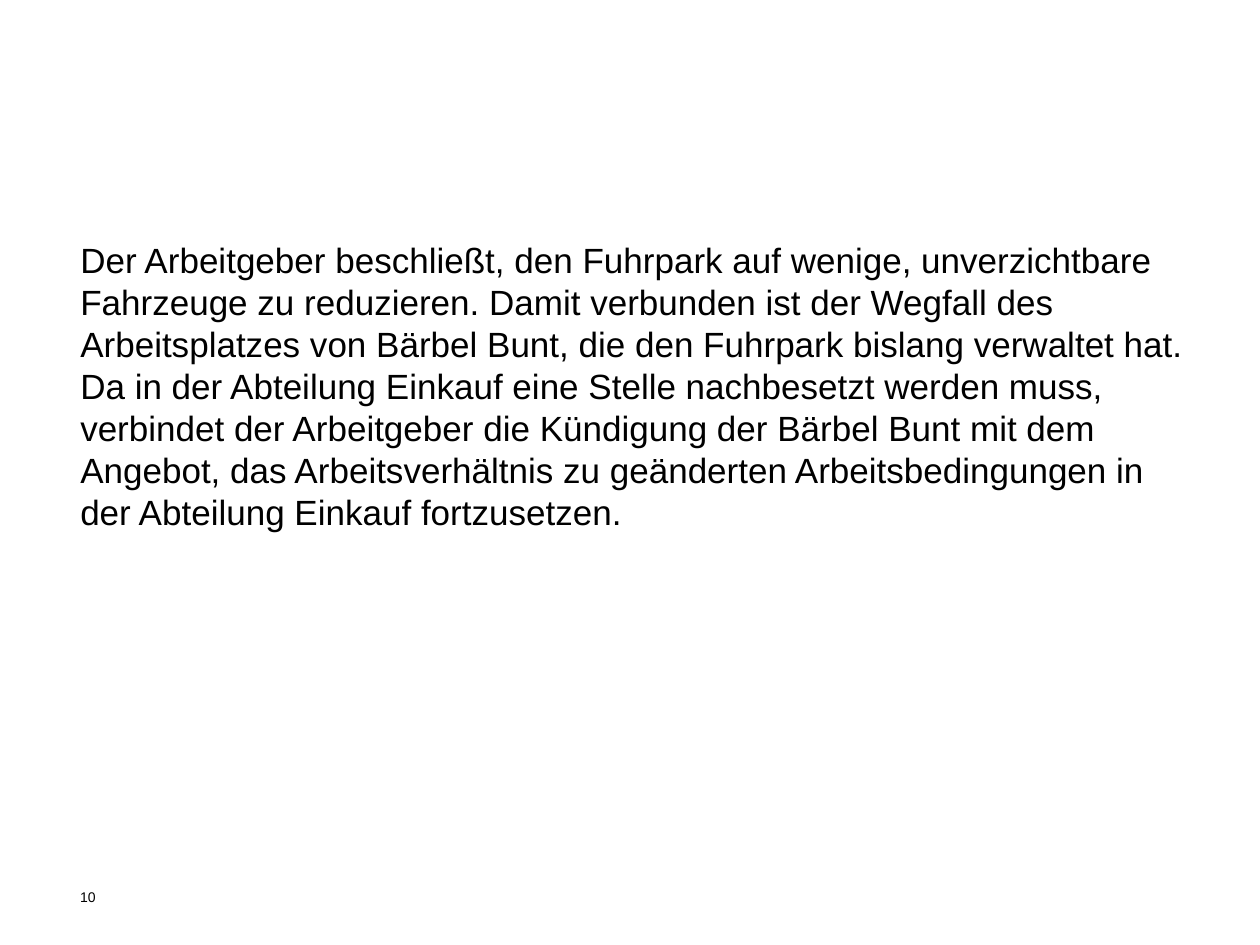
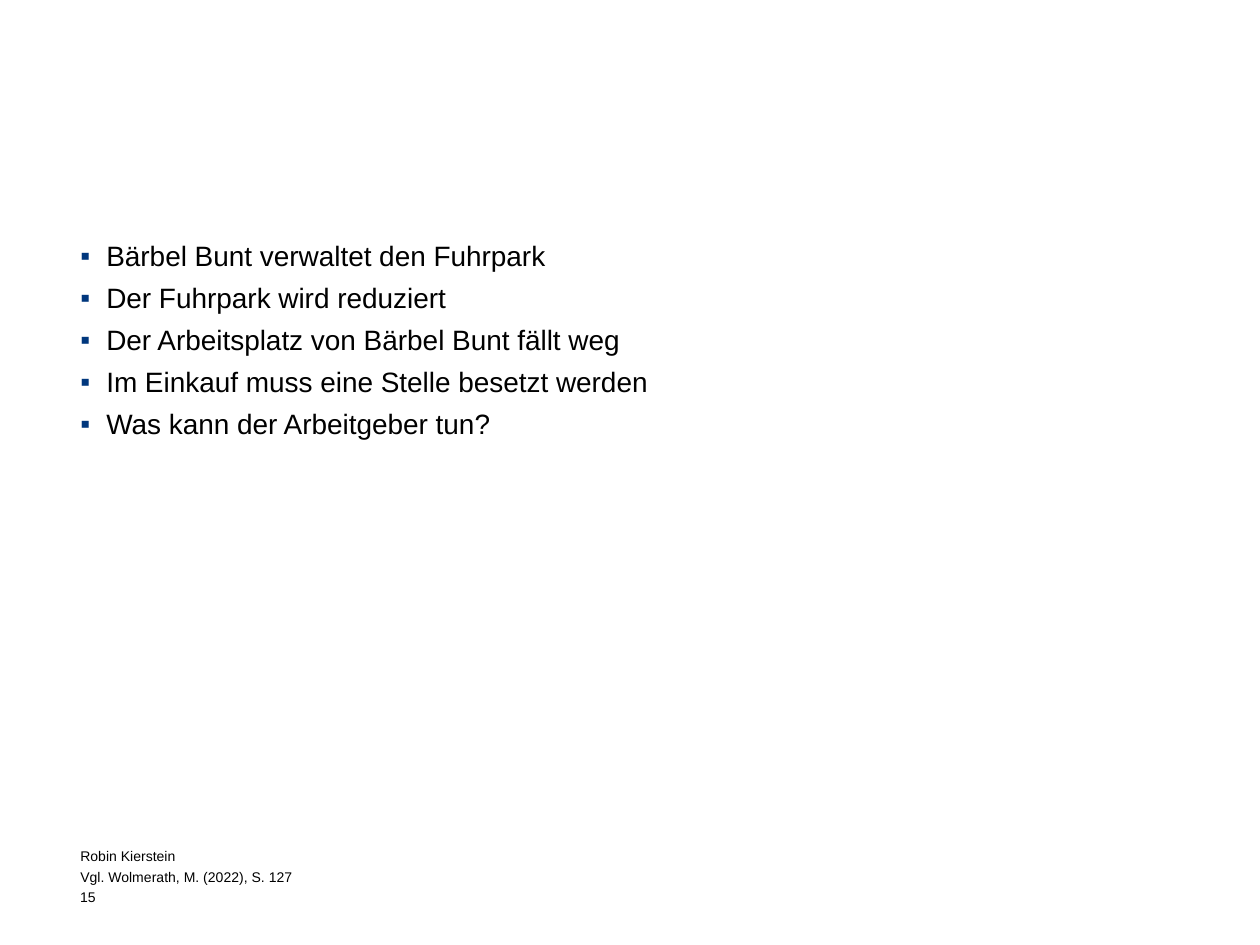
Before and after one commit to Debkou/Weorkshop, a slide deck: slide 15 of Führung Folien Robin.pptx (slide 10 before the commit). Drawn at 1260x945 pixels with LibreOffice and Linux fonts; fonts in the diff are those of the drawing; background and template pictures are left out. Boxes give left, top, right and bottom in pixels: in the first picture for what was removed or moved away, otherwise in the second. Text is boxed around its words. In the diff, an @@ line names an element or a change of style, - is before the commit and + after.

```diff
--- a/Führung Folien Robin.pptx
+++ b/Führung Folien Robin.pptx
@@ text at (106, 245, 648, 439): text changed; size 20 to 16 pt @@
-Der Arbeitgeber beschließt, den Fuhrpark auf wenige, unverzichtbare Fahrzeuge zu reduzieren. Damit verbunden ist der Wegfall des Arbeitsplatzes von Bärbel Bunt, die den Fuhrpark bislang verwaltet hat. Da in der Abteilung Einkauf eine Stelle nachbesetzt werden muss, verbindet der Arbeitgeber die Kündigung der Bärbel Bunt mit dem Angebot, das Arbeitsverhältnis zu geänderten Arbeitsbedingungen in der Abteilung Einkauf fortzusetzen.
+▪ Bärbel Bunt verwaltet den Fuhrpark
+▪ Der Fuhrpark wird reduziert
+▪ Der Arbeitsplatz von Bärbel Bunt fällt weg
+▪ Im Einkauf muss eine Stelle besetzt werden
+▪ Was kann der Arbeitgeber tun?
@@ text added at (80, 851, 292, 885), 8 pt, text #000000 @@
+Robin Kierstein
+Vgl. Wolmerath, M. (2022), S. 127
@@ page number at (80, 892, 96, 902): text changed @@
-10
+15
```
Also in this commit, not shown: 10 other slides changed, 9 slides added.
